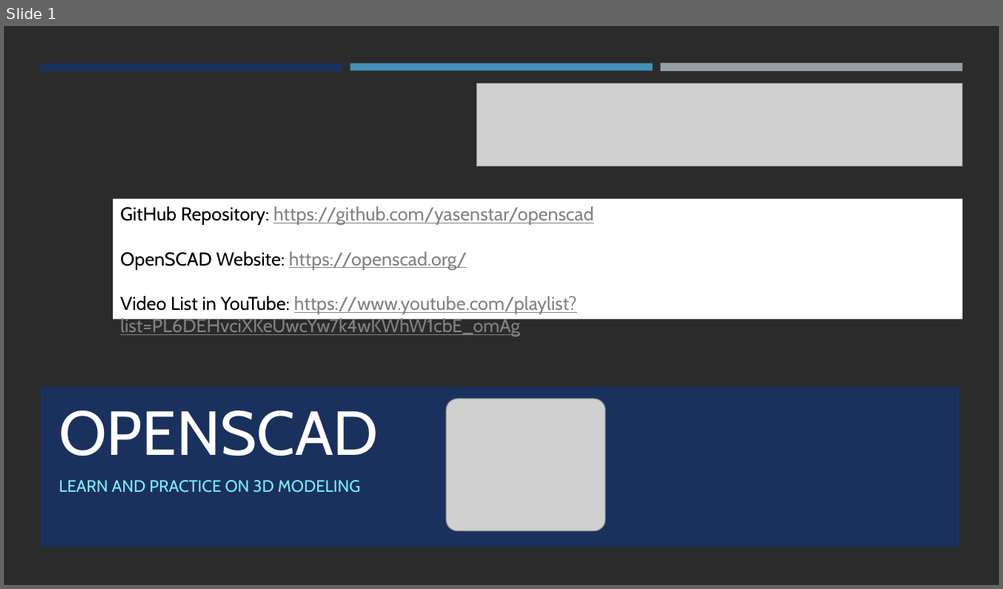
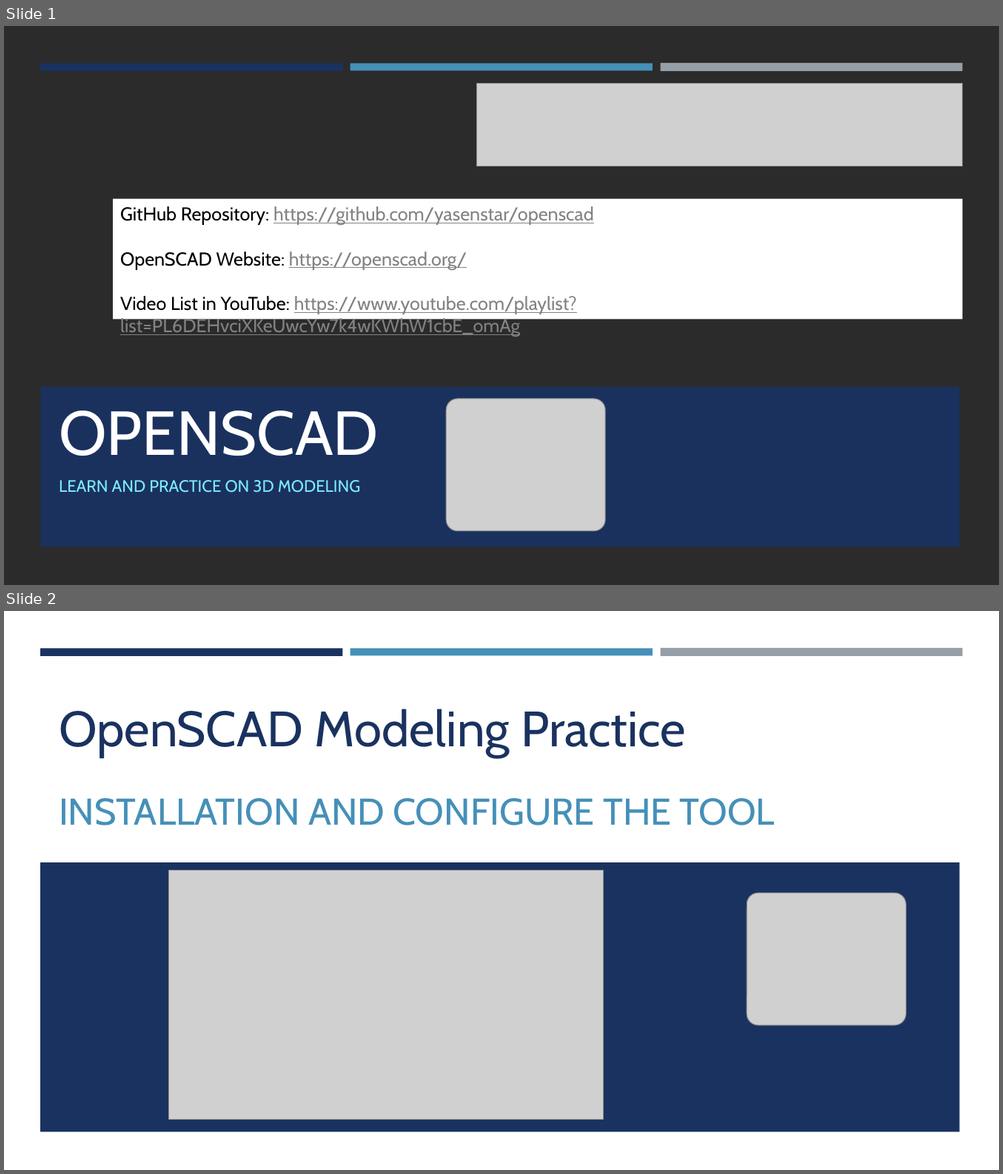
Before and after one commit to yasenstar/openscad, a slide deck: OpenSCAD.pptx. Shown one above the other, each under a label of ours: slide 1 before the commit, slides 1 and 2 after it. The pictures are 1003x589 and 1003x1174 pixels, drawn with LibreOffice and Linux fonts; fonts in the diff are those of the drawing; grey boxes stand for pictures; background and template pictures are left out; a plain dark background stands for a picture behind light text. Boxes give left, top, right and bottom in pixels: in the first picture for what was removed or moved away, otherwise in the second. Text is boxed around its words. In the diff, an @@ line names an element or a change of style, - is before the commit and + after.

```diff
--- a/OpenSCAD.pptx
+++ b/OpenSCAD.pptx
@@ slide 2 added at box(4, 611, 999, 1170), background #FFFFFF @@
@@ rectangle added at box(40, 648, 343, 655), fill #1A3260 @@
@@ rectangle added at box(350, 648, 652, 655), fill #4590B8 @@
@@ rectangle added at box(660, 648, 962, 657), fill #969FA7 @@
@@ title added at box(59, 709, 686, 758), 48 pt, text #1A3260 @@
+OpenSCAD Modeling Practice
@@ subtitle added at box(59, 798, 774, 826), 36 pt, text #4590B8 @@
+INSTALLATION AND CONFIGURE THE TOOL
@@ rectangle added at box(40, 863, 960, 1132), fill #1A3260 @@
@@ picture added at box(169, 870, 603, 1119) @@
@@ picture added at box(746, 893, 905, 1026) @@
```
Also in this commit, not shown: 2 other slides added, 3 other files.
